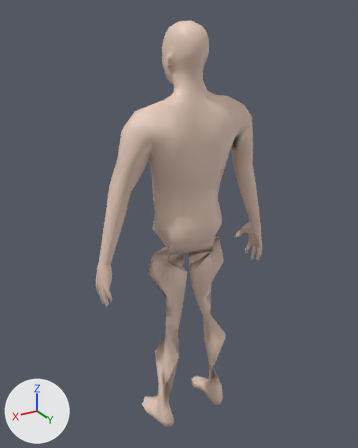
Renders of the glTF model public/models/doll/body-m-lo.glb from each side of a commit.
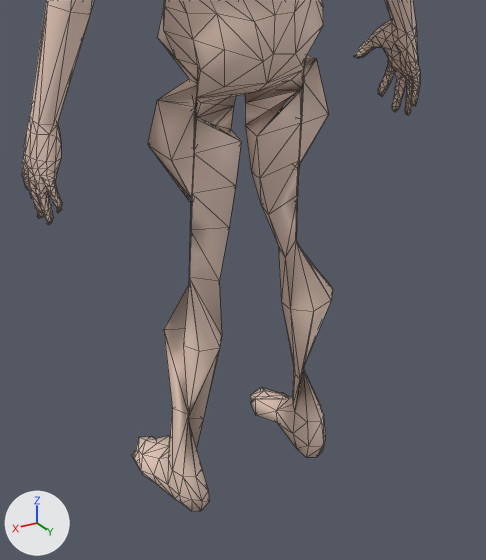
There are two pictures of each version: one whole from a 50 mm camera at (1.018, 1.598, 1.812) aimed at (0.007, -0.088, 0.969), one close up on the part from 24% to 81% of the width and 48% to 100% of the height. The axes (+X, +Y, +Z) are drawn at lower left. The lights are the same throughout. The last two pictures show the newer version. Both versions are drawn at full value of the shape key 'tuck_sequin-gown' of 'Lod_body'; the numbers are the values there. The close-ups show mesh edges as thin lines. Vertices at exactly the same position are counted once.

In view in the first close-up: 'Lod_body'.
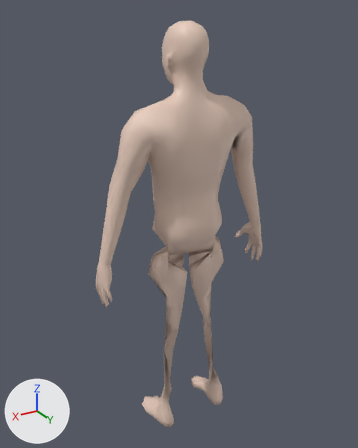
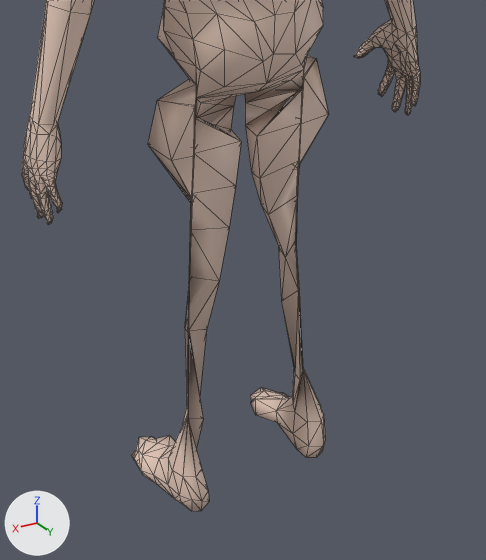
Changed parts and their boxes [x1, y1, x2, y2] in the close-ups (486 x 560 px; the box of a moved part takes in the faces that stretch with it):
part 1 of me_lod_body, moved or reshaped: before [164, 240, 333, 470]; after [168, 241, 303, 470]
part 2 of me_lod_body, moved or reshaped: before [158, 38, 315, 103]; after [158, 38, 316, 105]

The edits, one by one:
me_lod_body has 1591 vertices, 3140 faces and spans x -0.41..0.41, y -0.18..0.09, z 0.0..1.78.
me_lod_body is used by ob_lod_body; location (0.0, 0.0, 0.0).
Part 1, on me_lod_body:
Vertex 734 of me_lod_body moves from (0.08, 0.03, 0.4) at pixel (221, 335) to (0.13, -0.01, 0.4) at pixel (188, 331).
Vertex 736 of me_lod_body moves from (0.15, 0.07, 0.41) at pixel (198, 351) to (0.12, -0.01, 0.41) at pixel (188, 326).
Vertex 737 of me_lod_body moves from (0.11, 0.07, 0.4) at pixel (219, 347) to (0.13, -0.01, 0.4) at pixel (188, 328).
Vertex 741 of me_lod_body moves from (0.16, -0.04, 0.39) at pixel (163, 329) to (0.13, -0.01, 0.39) at pixel (188, 332).
Vertex 742 of me_lod_body moves from (0.12, -0.01, 0.4) to (0.13, -0.01, 0.4) at pixel (187, 327).
Vertex 743 of me_lod_body moves from (0.17, 0.05, 0.42) at pixel (183, 345) to (0.12, -0.01, 0.41) at pixel (188, 323).
Vertex 749 of me_lod_body moves from (0.15, -0.03, 0.21) at pixel (172, 407) to (0.13, 0.0, 0.21) at pixel (188, 412).
Vertex 1016 of me_lod_body moves from (-0.16, -0.04, 0.39) to (-0.13, -0.01, 0.39) at pixel (299, 291).
Vertex 1017 of me_lod_body moves from (-0.18, 0.01, 0.41) at pixel (328, 282) to (-0.13, -0.01, 0.4) at pixel (298, 286).
Vertex 1018 of me_lod_body moves from (-0.17, 0.05, 0.42) at pixel (332, 289) to (-0.12, -0.01, 0.41) at pixel (298, 283).
Vertex 1019 of me_lod_body moves from (-0.15, 0.07, 0.41) at pixel (331, 300) to (-0.12, -0.01, 0.41) at pixel (297, 285).
Vertex 1021 of me_lod_body moves from (-0.08, 0.03, 0.4) at pixel (290, 309) to (-0.13, -0.01, 0.4) at pixel (298, 290).
Vertex 1028 of me_lod_body moves from (-0.11, 0.07, 0.4) at pixel (313, 311) to (-0.13, -0.01, 0.4) at pixel (298, 288).
Part 2, on me_lod_body:
Vertex 647 of me_lod_body moves from (-0.1, 0.01, 0.92) to (-0.11, 0.01, 0.92).
Vertex 675 of me_lod_body moves from (0.1, 0.01, 0.92) to (0.11, 0.01, 0.92) at pixel (196, 84).
Vertex 676 of me_lod_body moves from (0.11, 0.0, 0.91) at pixel (197, 87) to (0.11, 0.0, 0.91) at pixel (195, 89).
